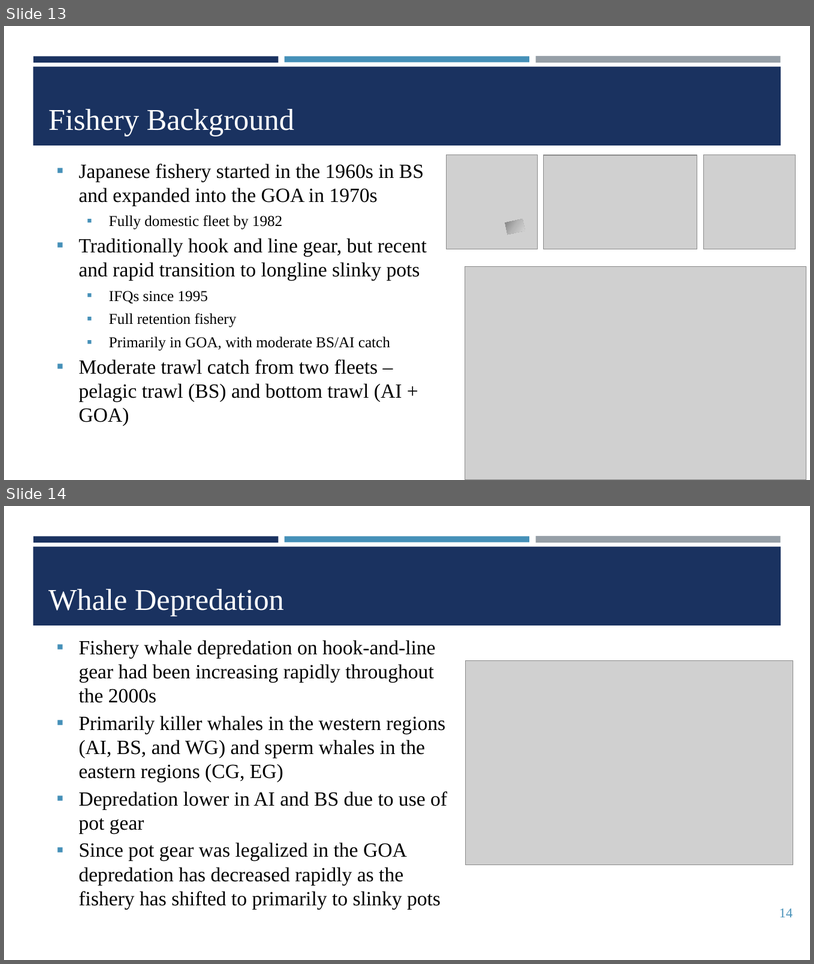
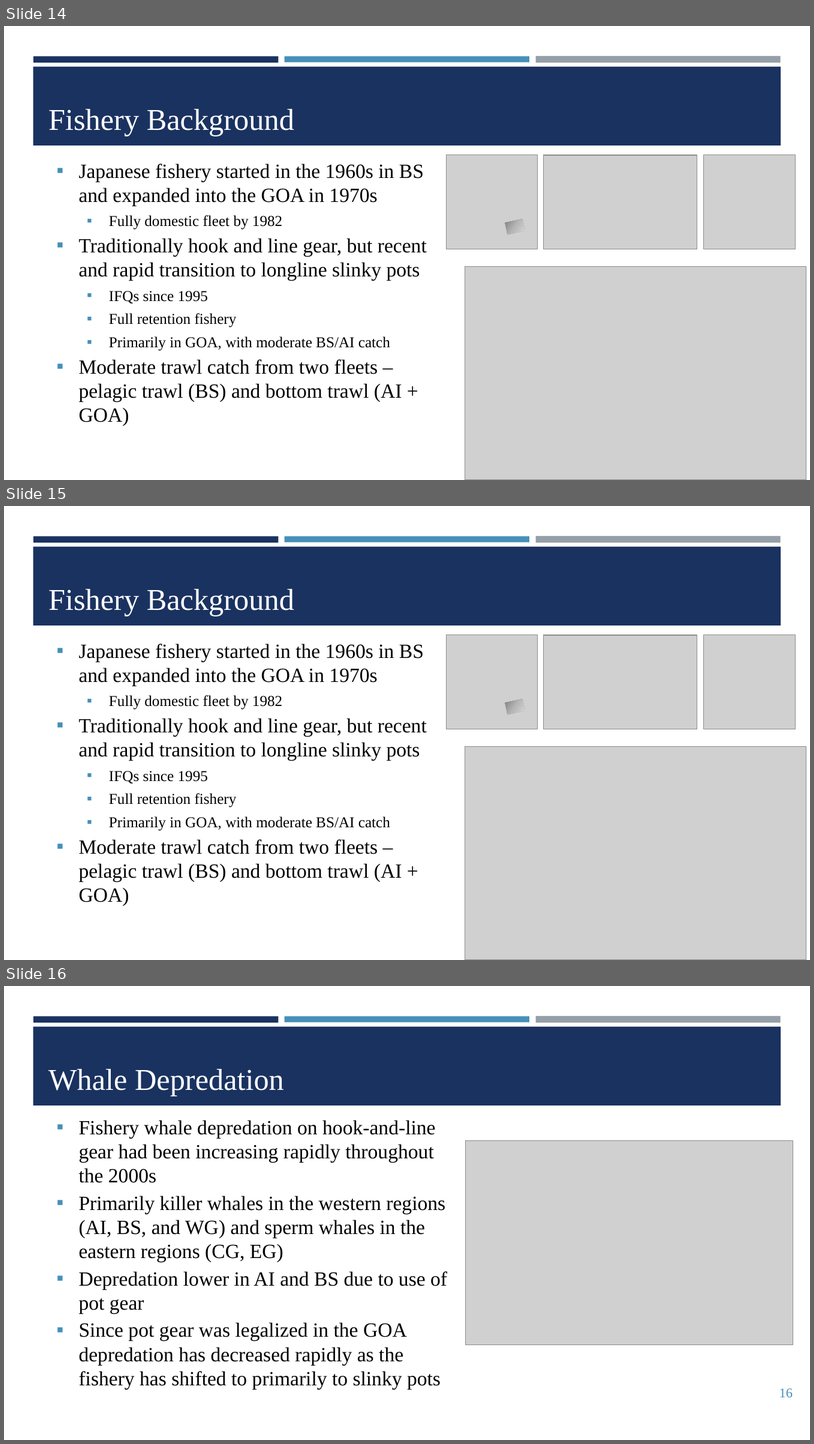
Before and after one commit to dgoethel-noaa/2026_Sablefish_CIE, a slide deck: Presentations/2. Sablefish CIE_Background_Biology.pptx. Shown one above the other, each under a label of ours: slides 13 and 14 before the commit, slides 14, 15 and 16 after it. The pictures are 814x964 and 814x1444 pixels, drawn with LibreOffice and Linux fonts; fonts in the diff are those of the drawing; grey boxes stand for pictures; background and template pictures are left out. Boxes give left, top, right and bottom in pixels: in the first picture for what was removed or moved away, otherwise in the second. Text is boxed around its words. In the diff, an @@ line names an element or a change of style, - is before the commit and + after.

```diff
--- a/Presentations/2. Sablefish CIE_Background_Biology.pptx
+++ b/Presentations/2. Sablefish CIE_Background_Biology.pptx
@@ slide 15 added at (4, 506, 810, 960), background #FFFFFF; not listed: 4 template elements that a slide beside it also shows @@
@@ title added at (48, 589, 294, 616), 36 pt, text #FFFFFF @@
+Fishery Background
@@ text added at (79, 643, 427, 906), 24 pt, text #000000 @@
+▪ Japanese fishery started in the 1960s in BS and expanded into the GOA in 1970s
+  ▪ Fully domestic fleet by 1982
+▪ Traditionally hook and line gear, but recent and rapid transition to longline slinky pots
+  ▪ IFQs since 1995
+  ▪ Full retention fishery
+  ▪ Primarily in GOA, with moderate BS/AI catch
+▪ Moderate trawl catch from two fleets – pelagic trawl (BS) and bottom trawl (AI + GOA)
@@ picture added at (446, 635, 537, 729) @@
@@ picture added at (544, 635, 698, 729) @@
@@ picture added at (704, 635, 796, 729) @@
@@ rectangle added at (506, 699, 526, 715), fill gradient #808080 to #B6B6B6 to #D8D8D8 @@
@@ picture added at (465, 746, 807, 960) @@
@@ what was slide 13 is now slide 14 @@
@@ what was slide 14 is now slide 16 @@
@@ page number at (780, 1388, 793, 1397): text changed @@
-14
+16
```
Also in this commit, not shown: 1 other slide added, 8 other files.
